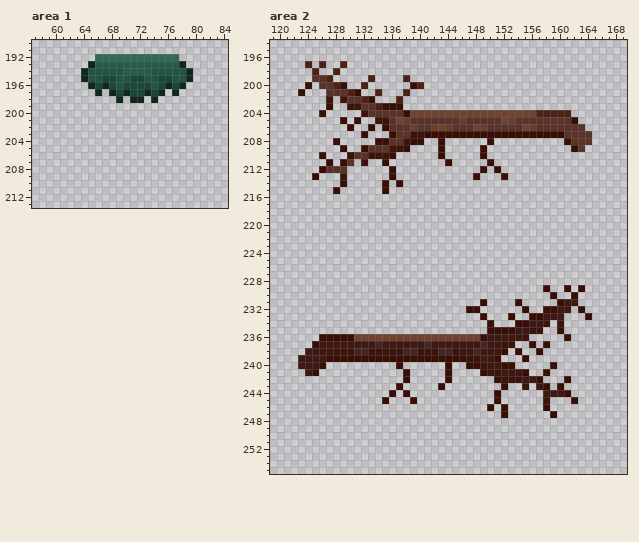
A pixel-art file gets an edit: assets/art/tileset/tree.aseprite. This is how it looked before the edit.
256x256 pixels, 1 frame. Colours within 5 levels of each other are drawn and written as one. Shown: area 1: x 57..84, y 190..213; area 2: x 119..169, y 194..255. The commit also changed other parts of the picture, which this record leaves out.
New version:
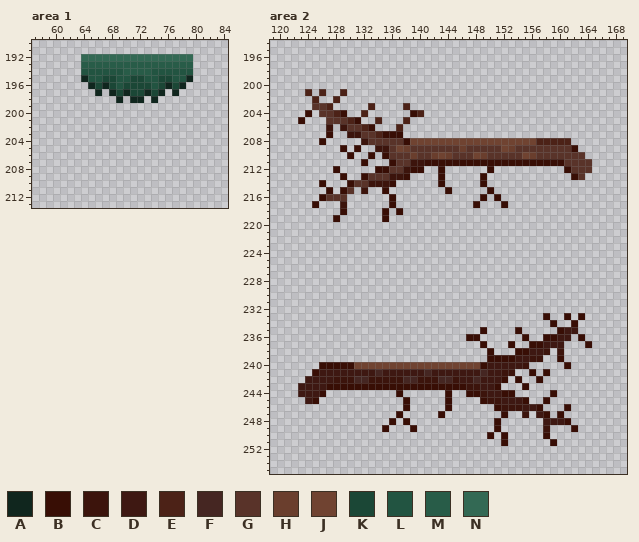
Palette (. is transparent): A #10261e  B #380e05  C #3c140c  D #3e1812  E #4c2217  F #452622  G #593329  H #6a3e2d  J #704331  K #1b4736  L #225441  M #285c48  N #336954
The exact change:
Changed rows in their new state; - is an unchanged pixel.
Area 1, layer "Flattened":
first column x 64:
192 NN------------NN
193 MM------------MM
194 L--------------L
Area 2, layer "Flattened":
first column x 123:
197 -.-.--.-----------------------------------
198 --.--.------------------------------------
199 --...-----.----.--------------------------
200 -.-....--.------..------------------------
201 .E-E..E..--.---.--------------------------
202 --E-.E.....---.---------------------------
203 --GGE--...E....E--------------------------
204 -B-GGEB--E......BE.....................---
205 B---GGGE---E...E........................--
206 ----C-CGGE--..E..........................-
207 ----B--CCGGEB-B...........................
208 ---B-.---CGGG--BJJJJJJJJJJJJJJJJJJEEEEE...
209 --------B..CCGJHGGGGGGGHGGGGGJHGGGGGGGG-.-
210 ---.----..B.BGGGHGGHJHGGGJHGGGGGJHGGGGGGG-
211 ----.-..-B--.BGGCCBBB-BBBBB-BBBBBBBBBBGGGG
212 ---..B.----BBGGCBB--B-----.B.---------BGGG
213 --.---B--BGGGCCB----B----.B--.---------BG-
214 ---B--.BGGCCCB.-----B-----B---------------
215 ----B.BG-C-----------B-----B--------------
216 ---BGGG------B------------B-B-------------
217 --B---C------B-----------B---B------------
218 ------B-----B-B---------------------------
219 -----B------B-----------------------------
first column x 123:
229 -----------------------------------.--.-.-
230 ------------------------------------.--.--
231 --------------------------.----.-----...--
232 ------------------------..------.--....-.-
233 --------------------------.---.--..B..B-B.
234 ---------------------------.---.....B.-B--
235 --------------------------B....B...---DD--
236 ---.....................BB......B--BBDD-B-
237 --........................B...B---BDDD---B
238 -..........................B..--BDDC-C----
239 ...........................B-BBDDCC--B----
240 ...-BBBBJJJJJJJJJJJJJJJJJJB--DDDC---.-B---
241 -.-DDDDDDDDFDDDDDDFDDDDDDDFDDCC..B--------
242 -DDDDCCCFFCCCCCFFCCCFFCDDFDDDB.B..----.---
243 DDDDBBBBBBBBBB-BBBBB-BBBCCDDB.--B-..-.----
244 DDDB---------.B.-----B--BBCDDBB----.B..---
245 -DB---------.--B.----B----BCCDDDB--B---.--
246 ---------------B-----B-----.BCCCDDB.--B---
247 --------------B-----B-----------C-DB.B----
248 -------------B-B------------B------DDDB---
249 ------------B---B-----------B------C---B--
250 ---------------------------B-B-----B------
251 -----------------------------B------B-----
